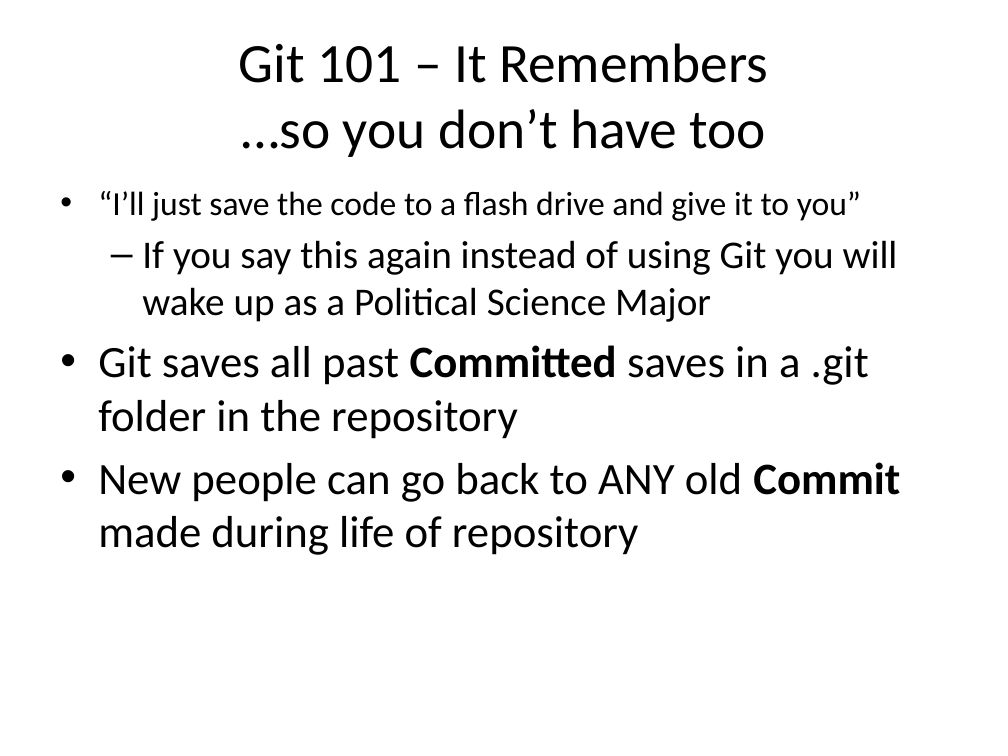
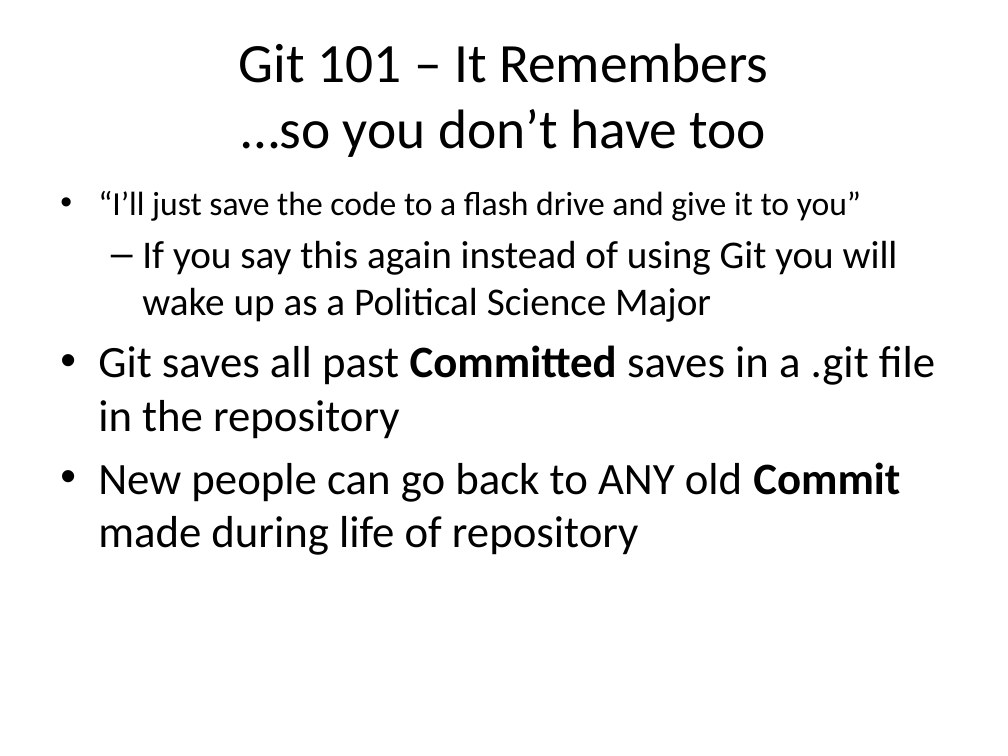
Before and after one commit to sjfricke/IEEE-Mini-Projects-UW-Madison, a slide deck: slide 6 of Tutorial/PowerPoint Versions/Git and using GitHub.pptx. Drawn at 1008x756 pixels with LibreOffice and Linux fonts; fonts in the diff are those of the drawing. Boxes give left, top, right and bottom in pixels: in the first picture for what was removed or moved away, otherwise in the second. Text is boxed around its words. In the diff, an @@ line names an element or a change of style, - is before the commit and + after.

```diff
--- a/Tutorial/PowerPoint Versions/Git and using GitHub.pptx
+++ b/Tutorial/PowerPoint Versions/Git and using GitHub.pptx
@@ text at (x1=98, y1=345, x2=935, y2=439): text changed @@
-• Git saves all past Committed saves in a .git folder in the repository
+• Git saves all past Committed saves in a .git file in the repository
```
Also in this commit, not shown: 4 other slides changed, 3 other files.
